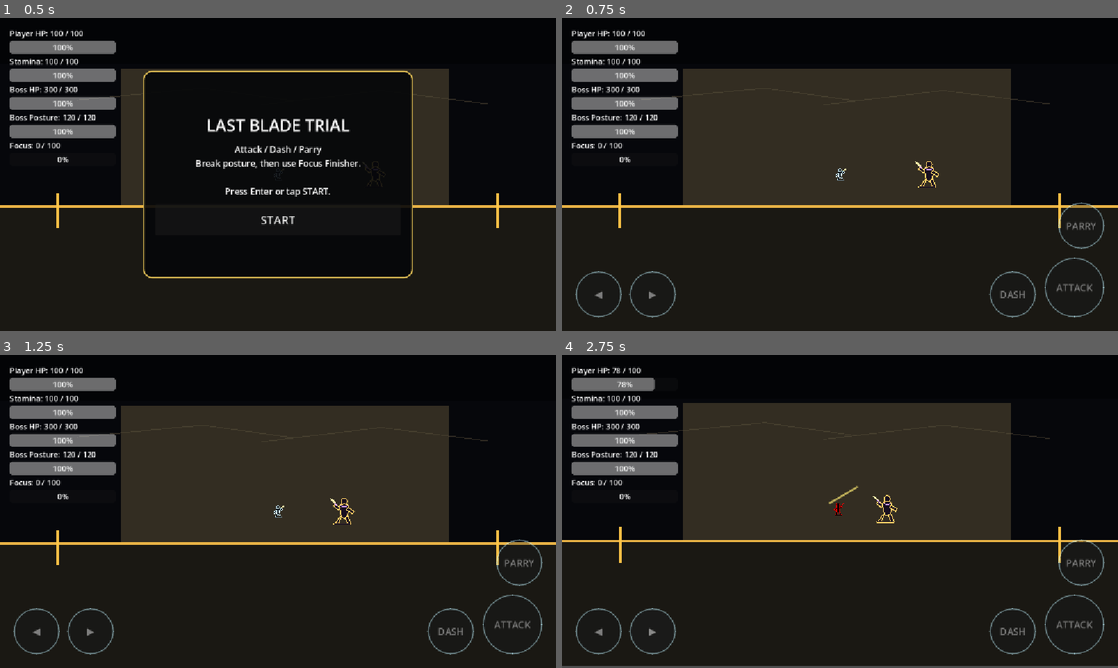
Above: before the commit, frames 1-4 (two rows, left to right).
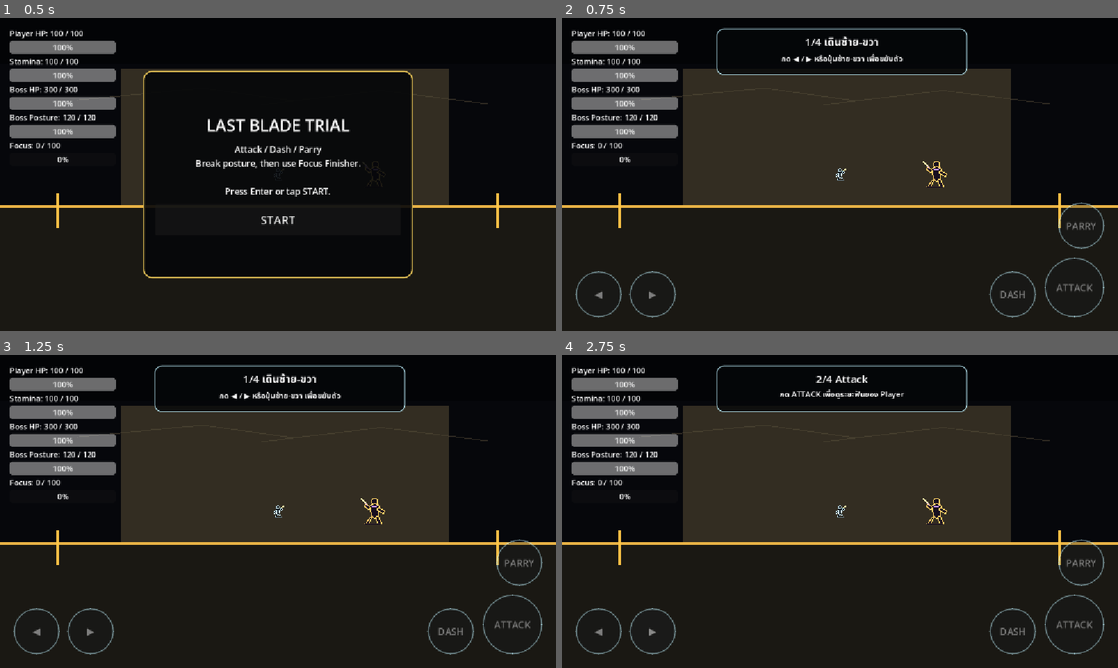
Above: after the commit, the same moments.

Repository: shanwinder/lastblade
Game: Godot game, scene res://scenes/main/BossBrokenMaster.tscn
Same seed, same stepped clock (60 frames per second), same inputs: the game is played once before the commit and once after it.
Inputs:
- Up to frame 1 (0.5 s): no input
- Up to frame 2 (0.75 s): click "START" at 0.5 s
- Up to frame 3 (1.25 s): no input
- Up to frame 4 (2.75 s): click "◀" at 1.25 s; click "▶" at 2 s

Frame 1 is identical in both runs. In frame 2, 2.0% of the frame differs, in the area x 27-73%, y 3-55%; in frame 3, 2.1%; in frame 4, 5.2%, in the area x 0-100%, y 3-100%.

Commit message:
feat: enable lightweight training coach

Diff:
--- a/last-blade-trial/scenes/main/BossBrokenMaster.tscn
+++ b/last-blade-trial/scenes/main/BossBrokenMaster.tscn
@@ -11,6 +11,7 @@
 [ext_resource type="Script" uid="uid://43w58vdgm2xd" path="res://player_attack_vfx_manager.gd" id="9_player_vfx"]
 [ext_resource type="Script" uid="uid://cb36722w2nj1" path="res://game_loop_manager.gd" id="10_loop"]
 [ext_resource type="Script" uid="uid://b26knylfkh4bd" path="res://boss_difficulty_curve_manager.gd" id="11_curve"]
+[ext_resource type="Script" path="res://training_coach_manager.gd" id="12_training"]
 
 [sub_resource type="RectangleShape2D" id="RectangleShape2D_nha0i"]
 size = Vector2(32, 32)
@@ -123,6 +124,10 @@
 layer = 20
 script = ExtResource("8_touch")
 
+[node name="TrainingCoachManager" type="CanvasLayer" parent="."]
+layer = 35
+script = ExtResource("12_training")
+
 [node name="GameLoopManager" type="CanvasLayer" parent="." unique_id=1497342465]
 layer = 40
 script = ExtResource("10_loop")
